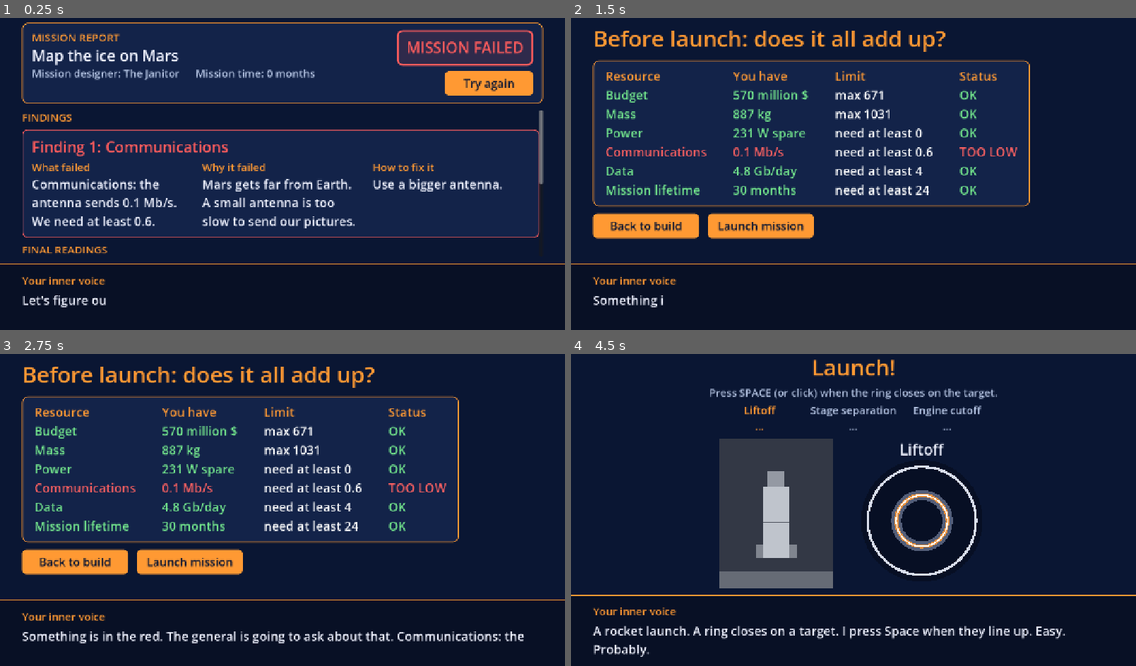
Above: before the commit, frames 1-4 (two rows, left to right).
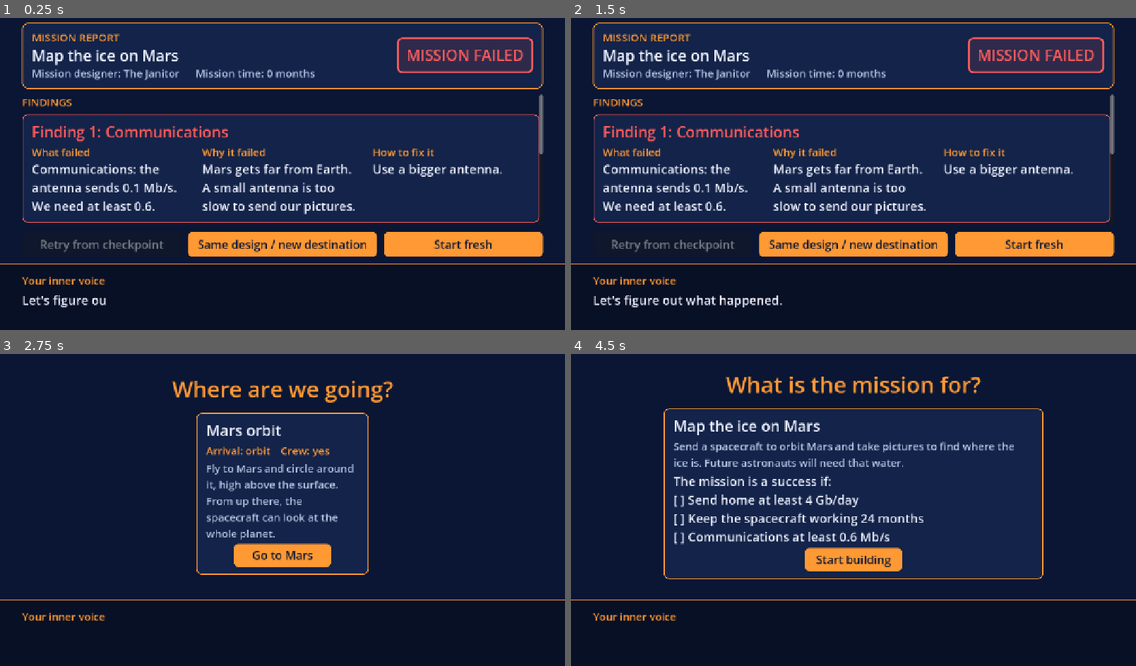
Above: after the commit, the same moments.

Repository: Kaleb-45/how-did-we-get-here
Game: Godot game, scene res://scenes/debrief.tscn
The game is run twice, just before and just after one commit, with the same random seed, the same clock (stepped at 60 frames per second) and the same inputs. This scene is started directly instead of the project's main scene.
Inputs (mouse positions are in pixels of both pictures, inside the frame that each line leads up to):
- Up to frame 1 (0.25 s): no input
- Up to frame 2 (1.5 s): click (1062, 83) at 0.5 s, where only the run before the commit has a clickable "Try again"; click (1045, 298) at 1.25 s, where only the run before the commit has a clickable "Review my spacecraft"
- Up to frame 3 (2.75 s): click (282, 581) at 2 s, where only the run after the commit has a clickable "Same design / new destination"
- Up to frame 4 (4.5 s): click (763, 563) at 2.75 s, where only the run before the commit has a clickable "Launch mission"; click (853, 556) at 3.5 s, where only the run after the commit has a clickable "Go to Mars"; click (1079, 634) at 4.25 s, where only the run after the commit has a clickable "Next"

The runs differ from the first frame. In frame 1, 18% of the frame differs, in the area x 3-97%, y 3-77%; in frame 2, 24%; in frame 3, 15%; in frame 4, 24%, in the area x 0-100%, y 1-98%.

Commit message:
A21: three report buttons (Retry from checkpoint, Same design / new destination, Start fresh)
Co-Authored-By: Claude Opus 5.5 <noreply@anthropic.com>

Diff:
--- a/data/inner_voice.json
+++ b/data/inner_voice.json
@@ -223,8 +223,7 @@
     "success_note": "All six readings stayed inside their limits. No problems to report.",
     "what_label": "What failed",
     "why_label": "Why it failed",
-    "fix_label": "How to fix it",
-    "try_again": "Try again"
+    "fix_label": "How to fix it"
   },
   "dashboard_warnings": {
     "_readme": "What the inner voice says when a dashboard row turns yellow (warning) or red (danger) during the walk.",
--- a/data/story.json
+++ b/data/story.json
@@ -282,5 +282,12 @@
     },
     "capture_label": "CAPTURE",
     "downlink_label": "DOWNLINK"
+  },
+  "report_screen": {
+    "_readme": "Words for the three buttons at the bottom of the mission report (more report words are added below in the next steps). retry = go back to the newest checkpoint. same_design = keep your parts, pick a destination again. start_fresh = forget everything, start with your name.",
+    "retry_button": "Retry from checkpoint",
+    "same_design_button": "Same design / new destination",
+    "start_fresh_button": "Start fresh",
+    "no_checkpoint_tip": "There is no checkpoint saved yet."
   }
 }
--- a/scenes/debrief.tscn
+++ b/scenes/debrief.tscn
@@ -84,13 +84,6 @@
 text = "MISSION ..."
 horizontal_alignment = 1
 
-[node name="TryAgainButton" type="Button" parent="Margin/Column/Header/HeaderRow/RightSide"]
-unique_name_in_owner = true
-custom_minimum_size = Vector2(200, 56)
-layout_mode = 2
-size_flags_horizontal = 8
-text = "Try again"
-
 [node name="Scroll" type="ScrollContainer" parent="Margin/Column"]
 layout_mode = 2
 size_flags_vertical = 3
@@ -129,6 +122,31 @@
 theme_override_constants/v_separation = 4
 columns = 4
 
+[node name="Buttons" type="HBoxContainer" parent="Margin/Column"]
+layout_mode = 2
+theme_override_constants/separation = 16
+
+[node name="RetryButton" type="Button" parent="Margin/Column/Buttons"]
+unique_name_in_owner = true
+custom_minimum_size = Vector2(0, 56)
+layout_mode = 2
+size_flags_horizontal = 3
+text = "Retry from checkpoint"
+
+[node name="SameDesignButton" type="Button" parent="Margin/Column/Buttons"]
+unique_name_in_owner = true
+custom_minimum_size = Vector2(0, 56)
+layout_mode = 2
+size_flags_horizontal = 3
+text = "Same design / new destination"
+
+[node name="StartFreshButton" type="Button" parent="Margin/Column/Buttons"]
+unique_name_in_owner = true
+custom_minimum_size = Vector2(0, 56)
+layout_mode = 2
+size_flags_horizontal = 3
+text = "Start fresh"
+
 [node name="InnerVoiceBar" parent="." instance=ExtResource("2_bar")]
 unique_name_in_owner = true
 layout_mode = 1
--- a/scripts/autoload/GameState.gd
+++ b/scripts/autoload/GameState.gd
@@ -193,6 +193,17 @@
 		DirAccess.remove_absolute(path)
 
 
+# "Same design / new destination": the parts, name and character stay. The
+# destination, the mission results and every checkpoint are forgotten, because
+# a checkpoint belongs to one destination.
+func keep_design_new_destination() -> void:
+	start_new_attempt()
+	start_mission()
+	destination_id = ""
+	goal_id = ""
+	clear_checkpoints()
+
+
 # "Start fresh": everything goes back to how the game starts, checkpoints too.
 func reset_all() -> void:
 	player_name = ""
@@ -212,8 +223,7 @@
 	return get_failed_resources() + event_failures
 
 
-# Clears what happened during the last mission, but keeps the part choices,
-# so "Try again" lets the player change just one thing.
+# Clears what happened during the last mission, but keeps the part choices.
 func start_new_attempt() -> void:
 	event_failures.clear()
 	# The launch starts again too. The parts, name, character and rocket stay.
@@ -624,7 +634,7 @@
 
 
 # If a part has no choice yet, pick its FIRST version from the data file.
-# (When the player comes back with "Try again", their old choices stay.)
+# (When the player comes back from the report, their old choices stay.)
 func fill_default_choices() -> void:
 	for part_id in Data.parts:
 		if not choices.has(part_id):
--- a/scripts/autoload/StageManager.gd
+++ b/scripts/autoload/StageManager.gd
@@ -27,7 +27,7 @@
 
 
 # Go to one named screen, for example go_to("build").
-# Used by the Back button and by Try again.
+# Used by the Back button and by the report buttons.
 func go_to(stage_id: String) -> void:
 	var stages: Dictionary = Data.game_data["stages"]
 	if not stages["order"].has(stage_id):
--- a/scripts/debrief.gd
+++ b/scripts/debrief.gd
@@ -18,7 +18,9 @@
 @onready var findings_list: VBoxContainer = %Findings
 @onready var readings_label: Label = %ReadingsLabel
 @onready var readings: GridContainer = %Readings
-@onready var try_again_button: Button = %TryAgainButton
+@onready var retry_button: Button = %RetryButton
+@onready var same_design_button: Button = %SameDesignButton
+@onready var start_fresh_button: Button = %StartFreshButton
 @onready var inner_voice: PanelContainer = %InnerVoiceBar
 
 var words: Dictionary
@@ -39,8 +41,7 @@
 	ok_color = Color.html(colors["safe"])
 	bad_color = Color.html(colors["danger"])
 
-	try_again_button.text = words["try_again"]
-	try_again_button.pressed.connect(_on_try_again_pressed)
+	setup_buttons()
 
 	fill_header()
 	var failures: Array = GameState.get_all_failures()
@@ -56,6 +57,21 @@
 	fill_readings()
 
 
+# The three report buttons. All their words are in story.json ("report_screen").
+func setup_buttons() -> void:
+	var button_words: Dictionary = Data.story["report_screen"]
+	retry_button.text = button_words["retry_button"]
+	same_design_button.text = button_words["same_design_button"]
+	start_fresh_button.text = button_words["start_fresh_button"]
+	# Retry needs a saved checkpoint. Without one, the button is off.
+	if GameState.get_latest_checkpoint() == 0:
+		retry_button.disabled = true
+		retry_button.tooltip_text = button_words["no_checkpoint_tip"]
+	retry_button.pressed.connect(_on_retry_pressed)
+	same_design_button.pressed.connect(_on_same_design_pressed)
+	start_fresh_button.pressed.connect(_on_start_fresh_pressed)
+
+
 # The top of the report: mission name, designer, mission time.
 func fill_header() -> void:
 	report_label.text = words["report_label"]
@@ -195,6 +211,31 @@
 	readings.add_child(cell)
 
 
-func _on_try_again_pressed() -> void:
-	GameState.start_new_attempt()
-	StageManager.go_to("build")   # Try again goes to Build
+# Lock all three buttons at once, so a double click cannot skip two screens.
+func lock_buttons() -> void:
+	retry_button.disabled = true
+	same_design_button.disabled = true
+	start_fresh_button.disabled = true
+
+
+# Retry from checkpoint: the newest checkpoint comes back, and we go to the
+# screen after it (Launch, Flight or the orbit burn).
+func _on_retry_pressed() -> void:
+	lock_buttons()
+	if not StageManager.retry_from_checkpoint():
+		push_error("debrief: there was no checkpoint to go back to")
+
+
+# Same design / new destination: the parts stay. We go to the destination
+# question (right now Mars orbit is the only destination you can pick).
+func _on_same_design_pressed() -> void:
+	lock_buttons()
+	GameState.keep_design_new_destination()
+	StageManager.go_to("destination")
+
+
+# Start fresh: everything is cleared, and we start with the name question.
+func _on_start_fresh_pressed() -> void:
+	lock_buttons()
+	GameState.reset_all()
+	StageManager.go_to("name")
Not shown, changed: TASKS.md
